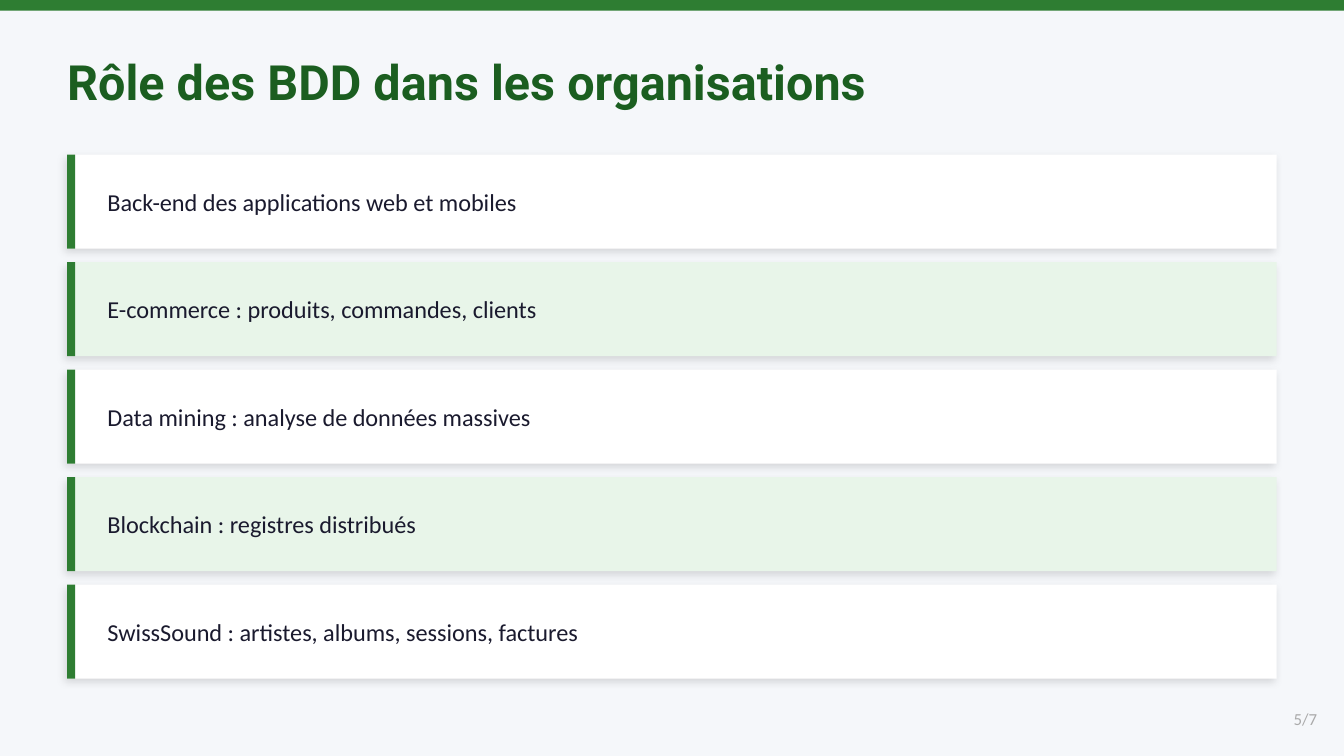
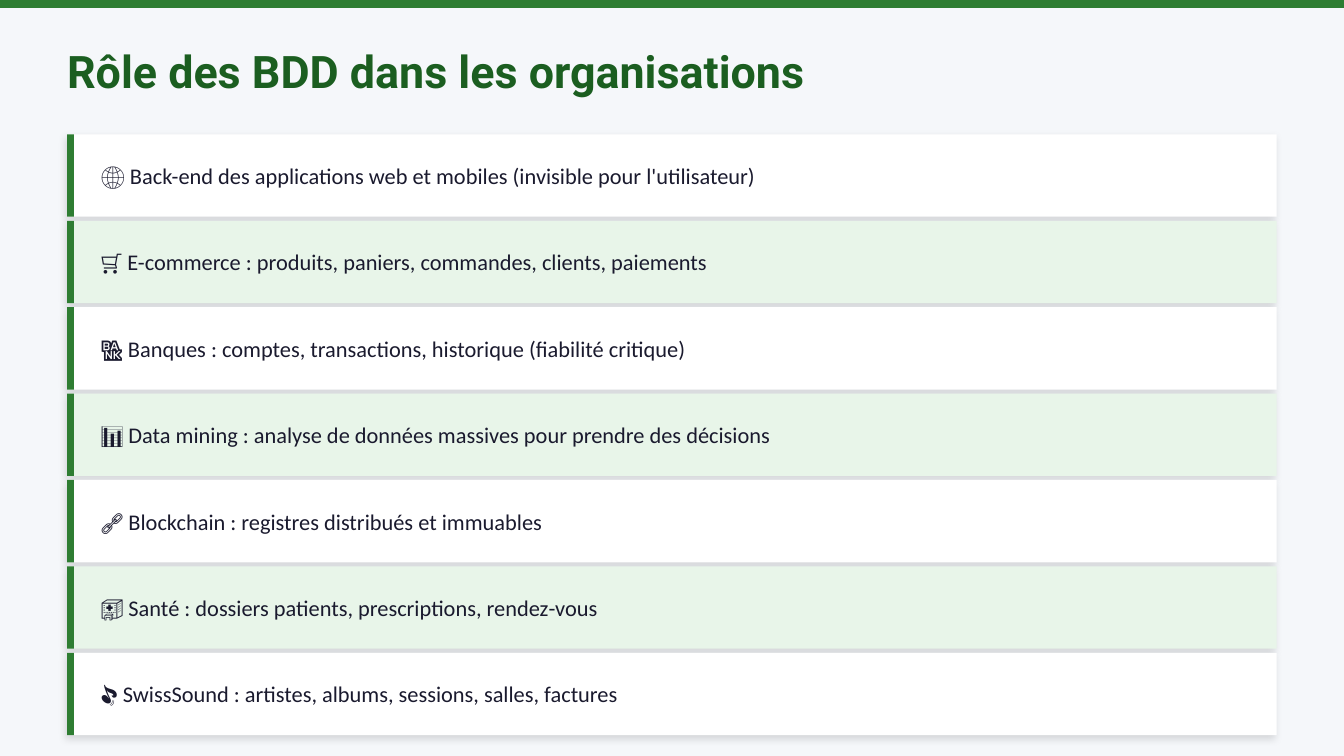
Before and after one commit to mbiTati/unit4_gamifie, a slide deck: slide 6 of pptx/Module01_Introduction_aux_BDD.pptx (slide 5 before the commit). Drawn at 1344x756 pixels with LibreOffice and Linux fonts; fonts in the diff are those of the drawing. Boxes give left, top, right and bottom in pixels: in the first picture for what was removed or moved away, otherwise in the second. Text is boxed around its words. In the diff, an @@ line names an element or a change of style, - is before the commit and + after.

```diff
--- a/pptx/Module01_Introduction_aux_BDD.pptx
+++ b/pptx/Module01_Introduction_aux_BDD.pptx
@@ text "Rôle des BDD dans les ...": place and size @@
-text "Rôle des BDD dans les ..." at box(67, 63, 865, 110)
+text "Rôle des BDD dans les ..." at box(67, 54, 804, 98)
@@ text "Rôle des BDD dans les ..." at box(67, 54, 804, 98): size 26 to 24 pt @@
@@ rectangle: place and size @@
-rectangle at box(67, 155, 1277, 249)
+rectangle at box(67, 134, 1277, 216)
@@ rectangle: place and size @@
-rectangle at box(67, 155, 75, 249)
+rectangle at box(67, 134, 74, 216)
@@ text at box(130, 168, 754, 188): text changed; size 13 to 12 pt @@
-Back-end des applications web et mobiles
+🌐 Back-end des applications web et mobiles (invisible pour l'utilisateur)
@@ rectangle: place and size @@
-rectangle at box(67, 262, 1277, 356)
+rectangle at box(67, 220, 1277, 302)
@@ rectangle added at box(67, 220, 74, 302), fill #2E7D32 @@
@@ text at box(127, 254, 706, 274): text changed; size 13 to 12 pt @@
-E-commerce : produits, commandes, clients
+🛒 E-commerce : produits, paniers, commandes, clients, paiements
@@ rectangle: place and size @@
-rectangle at box(67, 262, 75, 356)
+rectangle at box(67, 308, 74, 390)
@@ rectangle: place and size @@
-rectangle at box(67, 370, 1277, 464)
+rectangle at box(67, 308, 1277, 390)
@@ text added at box(128, 341, 685, 361), 12 pt, text #1A1A2E @@
+🏦 Banques : comptes, transactions, historique (fiabilité critique)
@@ rectangle: place and size @@
-rectangle at box(67, 370, 75, 464)
+rectangle at box(67, 394, 74, 476)
@@ rectangle added at box(67, 394, 1277, 476), fill #E8F5E9 @@
@@ text at box(128, 427, 770, 447): text changed; size 13 to 12 pt @@
-Data mining : analyse de données massives
+📊 Data mining : analyse de données massives pour prendre des décisions
@@ rectangle: place and size @@
-rectangle at box(67, 477, 75, 571)
+rectangle at box(67, 480, 74, 562)
@@ rectangle added at box(67, 480, 1277, 562), fill #FFFFFF @@
@@ text at box(128, 514, 542, 534): text changed; size 13 to 12 pt @@
-Blockchain : registres distribués
+🔗 Blockchain : registres distribués et immuables
@@ rectangle: place and size @@
-rectangle at box(67, 585, 75, 679)
+rectangle at box(67, 566, 74, 648)
@@ rectangle: place and size @@
-rectangle at box(67, 477, 1277, 571)
+rectangle at box(67, 566, 1277, 648)
@@ text added at box(128, 600, 598, 620), 12 pt, text #1A1A2E @@
+🏥 Santé : dossiers patients, prescriptions, rendez-vous
@@ rectangle: place and size @@
-rectangle at box(67, 585, 1277, 679)
+rectangle at box(67, 653, 1277, 735)
@@ rectangle added at box(67, 653, 74, 735), fill #2E7D32 @@
@@ text at box(123, 686, 617, 705): text changed; size 13 to 12 pt @@
-SwissSound : artistes, albums, sessions, factures
+🎵 SwissSound : artistes, albums, sessions, salles, factures
@@ text removed at box(1294, 714, 1317, 726) @@
-5/7
```
Also in this commit, not shown: 3 other slides changed, 8 slides added, 4 slides removed, 18 other files.
